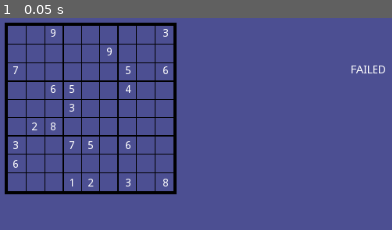
Above: before the commit, frame 1.
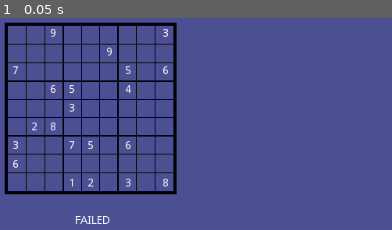
Above: after the commit, the same moment.

Repository: andrew-wilkes/godot-sudoku-solver
Game: Godot game, scene res://Main.tscn
Two runs of this game, one before a commit and one after it. Both use one fixed random seed, a clock stepped at 60 frames per second and the inputs below.
Inputs:
- Up to frame 1 (0.05 s): no input

The runs differ from the first frame. In frame 1, 0.4% of the frame differs, in the area x 19-99%, y 22-98%.

Commit message:
Refactor grid drawing code

Diff:
--- a/src/Grid.gd
+++ b/src/Grid.gd
@@ -20,28 +20,18 @@
 	var grid_size = rect_size
 	var xstep = grid_size.x + 4
 	var ystep = grid_size.y + 4
-	var x = -2
-	var y = -2
-	for n in 2:
-		draw_line(Vector2(x, -offset), Vector2(x, grid_size.y + offset), line_color, 4)
-		draw_line(Vector2(-offset, y), Vector2(grid_size.x + offset, y), line_color, 4)
+	draw_lines(-2, -2, xstep, ystep, 2, offset, grid_size, line_color, 4)
+	xstep = grid_size.x / 3
+	ystep = grid_size.y / 3
+	draw_lines(xstep, ystep, xstep, ystep, 2, offset, grid_size, line_color, 2)
+	xstep = grid_size.x / 9
+	ystep = grid_size.y / 9
+	draw_lines(xstep, ystep, xstep, ystep, 8, offset, grid_size, line_color, 1)
+
+
+func draw_lines(x, y, xstep, ystep, num_reps, offset, grid_size, line_color, line_thickness):
+	for n in num_reps:
+		draw_line(Vector2(x, -offset), Vector2(x, grid_size.y + offset), line_color, line_thickness)
+		draw_line(Vector2(-offset, y), Vector2(grid_size.x + offset, y), line_color, line_thickness)
 		x += xstep
 		y += ystep
-	xstep = grid_size.x / 3
-	ystep = grid_size.y / 3
-	x = xstep
-	y = ystep
-	for n in 2:
-		draw_line(Vector2(x, -offset), Vector2(x, grid_size.y + offset), line_color, 2)
-		draw_line(Vector2(-offset, y), Vector2(grid_size.x + offset, y), line_color, 2)
-		x += xstep
-		y += ystep
-	xstep = grid_size.x / 9
-	ystep = grid_size.y / 9
-	x = xstep
-	y = ystep
-	for n in 8:
-		draw_line(Vector2(x, -offset), Vector2(x, grid_size.y + offset), line_color, 1)
-		draw_line(Vector2(-offset, y), Vector2(grid_size.x + offset, y), line_color, 1)
-		x += xstep
-		y += ystep
--- a/src/Main.tscn
+++ b/src/Main.tscn
@@ -11,7 +11,7 @@
 [node name="GridView" parent="." instance=ExtResource( 2 )]
 
 [node name="Label" type="Label" parent="."]
-margin_left = 449.0
-margin_top = 60.0
-margin_right = 489.0
-margin_bottom = 74.0
+margin_left = 96.0
+margin_top = 253.0
+margin_right = 136.0
+margin_bottom = 267.0
